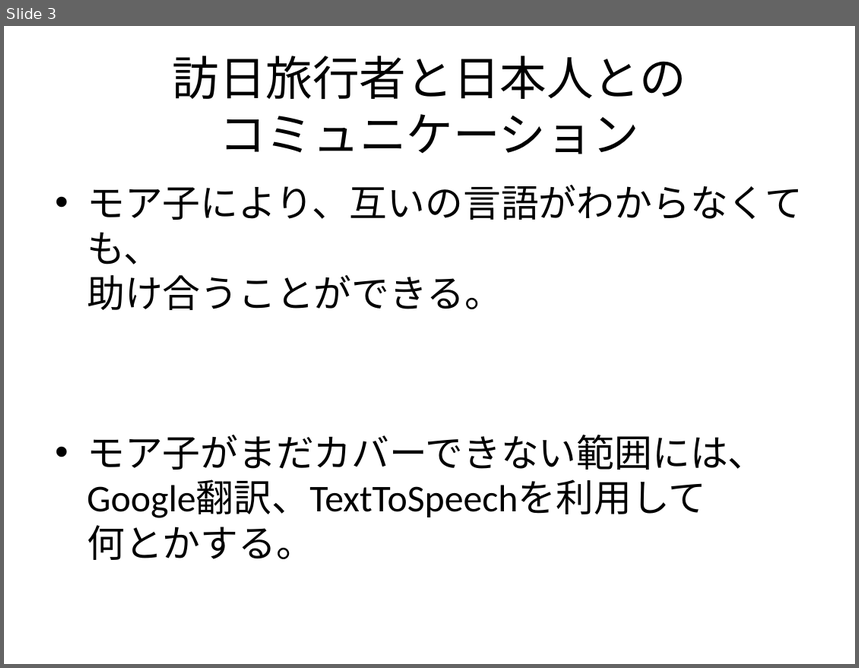
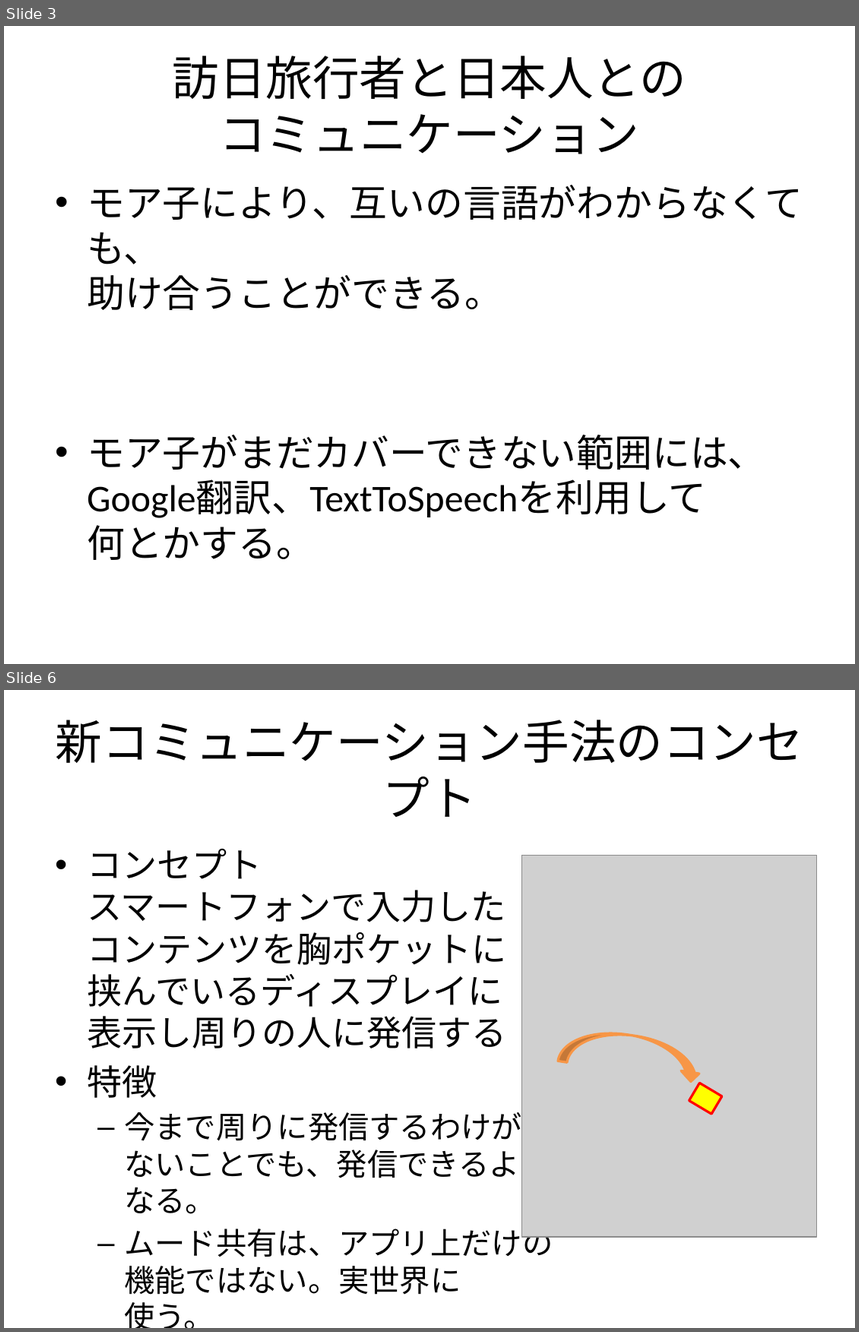
Before and after one commit to umbalaconmeogia/MoreCo, a slide deck: 05.Other/Document/モレ子プロジェクト.pptx. Shown one above the other, each under a label of ours: slide 3 before the commit, slides 3 and 6 after it; the slides between them are not shown. The pictures are 859x668 and 859x1332 pixels, drawn with LibreOffice and Linux fonts; fonts in the diff are those of the drawing; grey boxes stand for pictures. Boxes give left, top, right and bottom in pixels: in the first picture for what was removed or moved away, otherwise in the second. Text is boxed around its words. In the diff, an @@ line names an element or a change of style, - is before the commit and + after.

```diff
--- a/05.Other/Document/モレ子プロジェクト.pptx
+++ b/05.Other/Document/モレ子プロジェクト.pptx
@@ slide 6 added at (4,690,855,1328), background #FFFFFF @@
@@ title added at (56,720,804,817), 39.6 pt, text #000000 @@
+新コミュニケーション手法のコンセプト
@@ text added at (87,848,581,1295), 25.9 pt, text #000000 @@
+• コンセプト
+  スマートフォンで入力した
+  コンテンツを胸ポケットに
+  挟んでいるディスプレイに
+  表示し周りの人に発信する
+• 特徴
+  – 今まで周りに発信するわけが
+    ないことでも、発信できるように
+    なる。
+  – ムード共有は、アプリ上だけの
+    機能ではない。実世界に
+    使う。
@@ picture added at (522,855,817,1237) @@
@@ curved left arrow added at (558,1025,705,1083), fill #F79646, outline #F79646 2 pt @@
@@ rectangle added at (690,1083,722,1114), fill #FFFF00, outline #FF0000 2 pt @@
```
Also in this commit, not shown: 2 slides changed, 3 other slides added, 1 other file.
